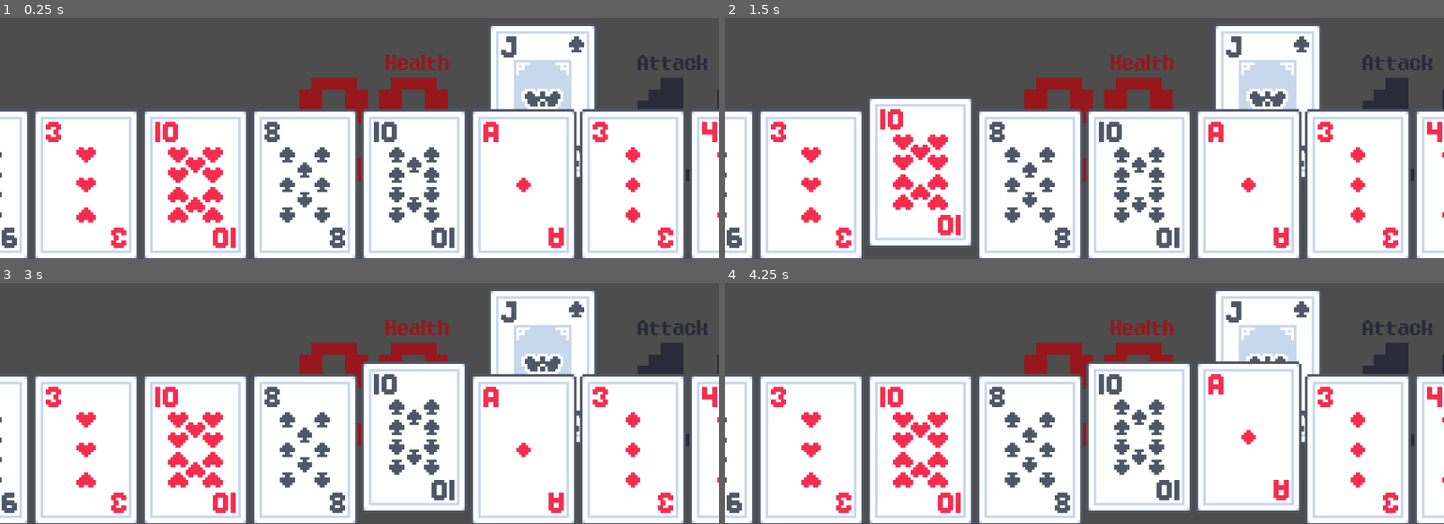
Above: before the commit, frames 1-4 (two rows, left to right).
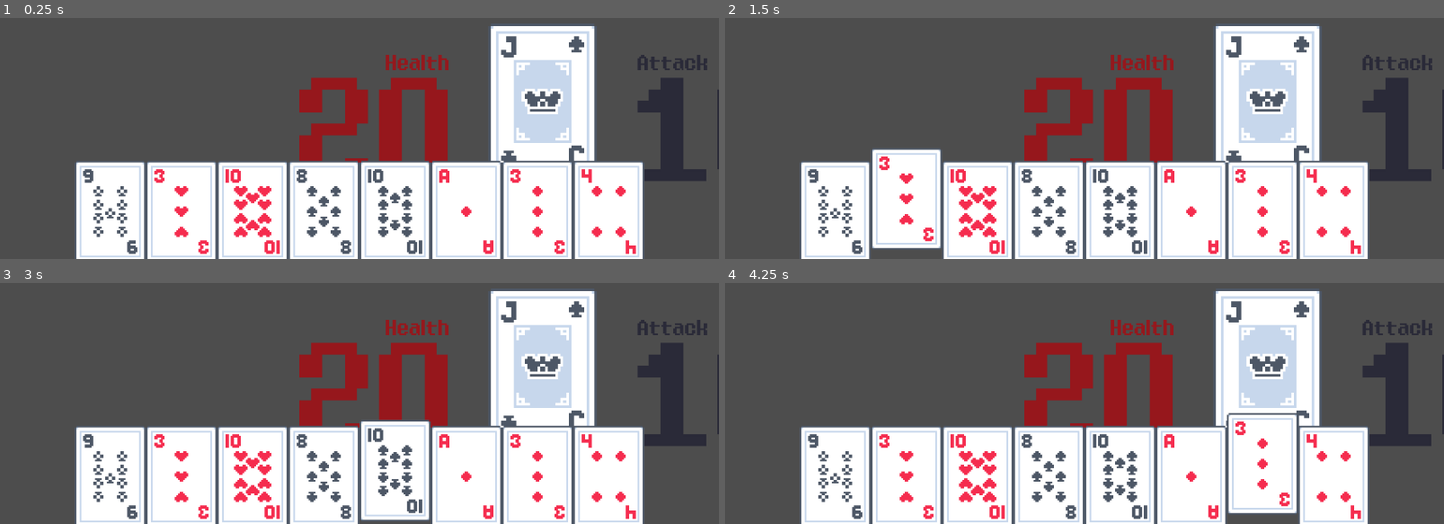
Above: after the commit, the same moments.

Repository: austintian03/regicide-clone
Game: Godot game, scene res://scenes/game.tscn
The game is run twice, just before and just after one commit, with the same random seed, the same clock (stepped at 60 frames per second) and the same inputs.
Inputs (mouse positions are in pixels of both pictures, inside the frame that each line leads up to):
- Up to frame 1 (0.25 s): no input
- Up to frame 2 (1.5 s): tap Enter at 0.5 s; move the mouse to (811, 184) at 0.52 s; press the mouse at (811, 184) at 0.53 s; tap Space at 1.25 s; move the mouse to (919, 184) at 1.27 s; release the mouse at (919, 184) at 1.28 s; right-click (919, 184) at 1.35 s; click (919, 184) at 1.42 s
- Up to frame 3 (3 s): tap Enter at 2 s; move the mouse to (301, 449) at 2.02 s; press the mouse at (301, 449) at 2.03 s; tap Space at 2.75 s; move the mouse to (417, 449) at 2.77 s; release the mouse at (417, 449) at 2.78 s; right-click (417, 449) at 2.85 s; click (417, 449) at 2.92 s
- Up to frame 4 (4.25 s): tap Enter at 3.5 s; move the mouse to (1249, 449) at 3.52 s; press the mouse at (1249, 449) at 3.53 s

The runs differ from the first frame. In frame 1, 41% of the frame differs, in the area x 0-100%, y 37-100%; in frame 2, 41%; in frame 3, 42%; in frame 4, 43%, in the area x 0-100%, y 32-100%.

Commit message:
Adjust anchor and sizing for hand of cards UI elements

Diff:
--- a/scenes/card_ui.tscn
+++ b/scenes/card_ui.tscn
@@ -1,19 +1,22 @@
-[gd_scene load_steps=4 format=3 uid="uid://c1uhj432u2lxo"]
+[gd_scene load_steps=5 format=3 uid="uid://c1uhj432u2lxo"]
 
 [ext_resource type="Theme" uid="uid://dwui6ncqwsy6b" path="res://main_theme.tres" id="1_5x102"]
 [ext_resource type="Script" uid="uid://4h6v5g63p1ar" path="res://scripts/card_ui.gd" id="2_e1hm3"]
+[ext_resource type="Texture2D" uid="uid://bvk4esxntt83m" path="res://assets/cards/card_clubs_A.png" id="3_birkm"]
 
 [sub_resource type="RectangleShape2D" id="RectangleShape2D_5x102"]
 size = Vector2(128, 176)
 
 [node name="CardUI" type="Control"]
-custom_minimum_size = Vector2(125, 175)
+custom_minimum_size = Vector2(80, 112)
 layout_mode = 3
 anchors_preset = 15
 anchor_right = 1.0
 anchor_bottom = 1.0
-offset_right = -1152.0
-offset_bottom = -544.0
+offset_left = -424.0
+offset_top = -156.0
+offset_right = -1192.0
+offset_bottom = -524.0
 grow_horizontal = 2
 grow_vertical = 2
 mouse_force_pass_scroll_events = false
@@ -45,16 +48,18 @@
 
 [node name="TextureRect" type="TextureRect" parent="."]
 layout_mode = 1
-anchors_preset = -1
-anchor_right = 1.0
-anchor_bottom = 1.0
-offset_left = -8.0
-offset_top = -8.0
-offset_right = 8.0
-offset_bottom = 8.0
+anchors_preset = 8
+anchor_left = 0.5
+anchor_top = 0.5
+anchor_right = 0.5
+anchor_bottom = 0.5
+offset_left = -64.0
+offset_top = -64.0
+offset_right = 64.0
+offset_bottom = 64.0
 grow_horizontal = 2
 grow_vertical = 2
-expand_mode = 3
+texture = ExtResource("3_birkm")
 
 [connection signal="mouse_entered" from="." to="." method="_on_mouse_entered"]
 [connection signal="mouse_exited" from="." to="." method="_on_mouse_exited"]
--- a/scenes/hand_ui.tscn
+++ b/scenes/hand_ui.tscn
@@ -8,9 +8,6 @@
 anchor_top = 1.0
 anchor_right = 0.5
 anchor_bottom = 1.0
-offset_left = -400.0
-offset_top = -175.0
-offset_right = 400.0
 grow_horizontal = 2
 grow_vertical = 0
 script = ExtResource("1_u4p2i")
